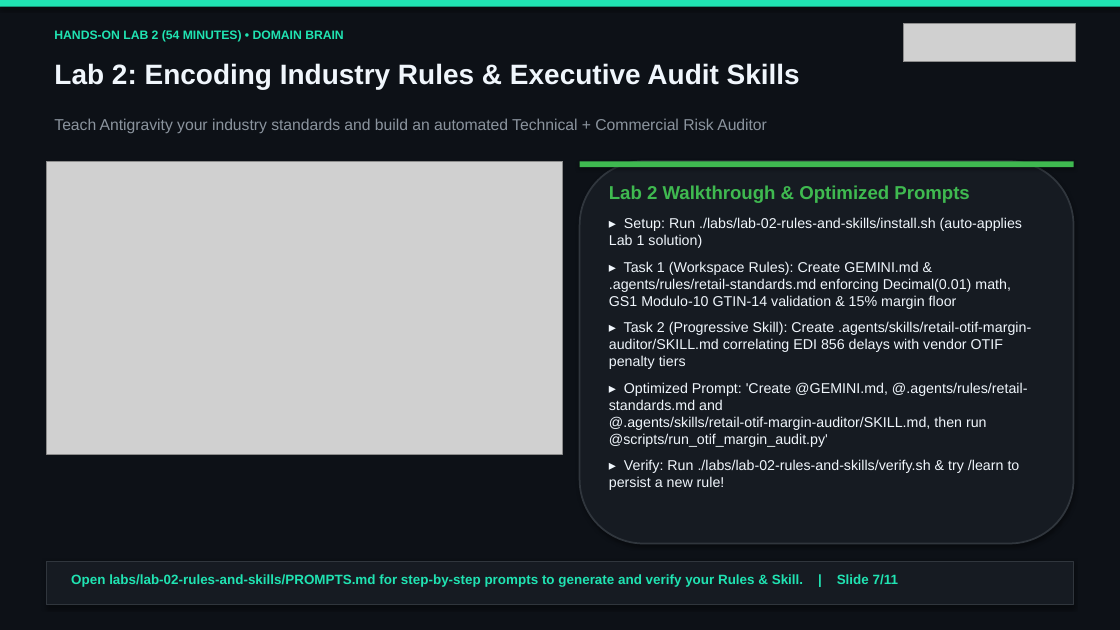
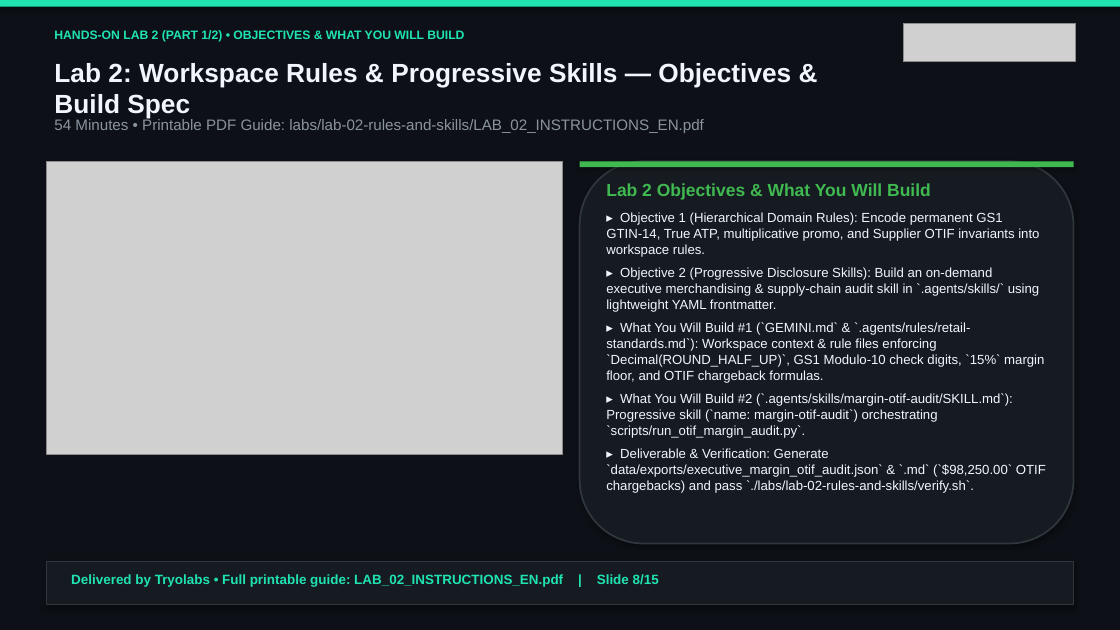
Before and after one commit to tryolabs/antigravity-workshop-retail, a slide deck: slide 8 of slides/antigravity_retail_workshop_en.pptx (slide 7 before the commit). Drawn at 1120x630 pixels with LibreOffice and Linux fonts; fonts in the diff are those of the drawing; grey boxes stand for pictures. Boxes give left, top, right and bottom in pixels: in the first picture for what was removed or moved away, otherwise in the second. Text is boxed around its words. In the diff, an @@ line names an element or a change of style, - is before the commit and + after.

Commit message:
Add Tryolabs-branded Lab Instruction PDFs, branded docs, and 15-slide presentations with Lab Objectives, What You Will Build & Step-by-Step Instructions

```diff
--- a/slides/antigravity_retail_workshop_en.pptx
+++ b/slides/antigravity_retail_workshop_en.pptx
@@ text at [54,30,464,42]: text changed @@
-HANDS-ON LAB 2 (54 MINUTES) • DOMAIN BRAIN
+HANDS-ON LAB 2 (PART 1/2) • OBJECTIVES & WHAT YOU WILL BUILD
@@ text at [54,63,791,119]: text changed; size 24 to 22.5 pt @@
-Lab 2: Encoding Industry Rules & Executive Audit Skills
+Lab 2: Workspace Rules & Progressive Skills — Objectives & Build Spec
@@ text at [54,117,704,133]: text changed; size 13.5 to 13 pt @@
-Teach Antigravity your industry standards and build an automated Technical + Commercial Risk Auditor
+54 Minutes • Printable PDF Guide: labs/lab-02-rules-and-skills/LAB_02_INSTRUCTIONS_EN.pdf
@@ text at [606,183,1046,493]: text changed; size 12.2 to 11.3 pt @@
-Lab 2 Walkthrough & Optimized Prompts
-▸ Setup: Run ./labs/lab-02-rules-and-skills/install.sh (auto-applies Lab 1 solution)
-▸ Task 1 (Workspace Rules): Create GEMINI.md & .agents/rules/retail-standards.md enforcing Decimal(0.01) math, GS1 Modulo-10 GTIN-14 validation & 15% margin floor
-▸ Task 2 (Progressive Skill): Create .agents/skills/retail-otif-margin-auditor/SKILL.md correlating EDI 856 delays with vendor OTIF penalty tiers
-▸ Optimized Prompt: 'Create @GEMINI.md, @.agents/rules/retail-standards.md and @.agents/skills/retail-otif-margin-auditor/SKILL.md, then run @scripts/run_otif_margin_audit.py'
-▸ Verify: Run ./labs/lab-02-rules-and-skills/verify.sh & try /learn to persist a new rule!
+Lab 2 Objectives & What You Will Build
+▸ Objective 1 (Hierarchical Domain Rules): Encode permanent GS1 GTIN-14, True ATP, multiplicative promo, and Supplier OTIF invariants into workspace rules.
+▸ Objective 2 (Progressive Disclosure Skills): Build an on-demand executive merchandising & supply-chain audit skill in `.agents/skills/` using lightweight YAML frontmatter.
+▸ What You Will Build #1 (`GEMINI.md` & `.agents/rules/retail-standards.md`): Workspace context & rule files enforcing `Decimal(ROUND_HALF_UP)`, GS1 Modulo-10 check digits, `15%` margin floor, and OTIF chargeback formulas.
+▸ What You Will Build #2 (`.agents/skills/margin-otif-audit/SKILL.md`): Progressive skill (`name: margin-otif-audit`) orchestrating `scripts/run_otif_margin_audit.py`.
+▸ Deliverable & Verification: Generate `data/exports/executive_margin_otif_audit.json` & `.md` (`$98,250.00` OTIF chargebacks) and pass `./labs/lab-02-rules-and-skills/verify.sh`.
@@ text at [71,574,659,587]: text changed @@
-Open labs/lab-02-rules-and-skills/PROMPTS.md for step-by-step prompts to generate and verify your Rules & Skill. | Slide 7/11
+Delivered by Tryolabs • Full printable guide: LAB_02_INSTRUCTIONS_EN.pdf | Slide 8/15
```
Also in this commit, not shown: 10 other slides changed, 4 slides added, 35 other files.
